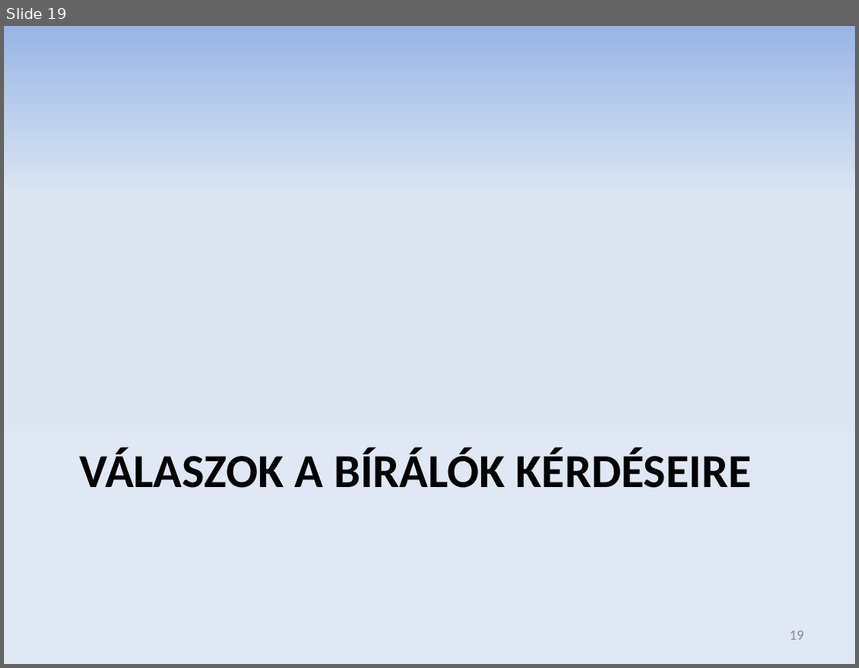
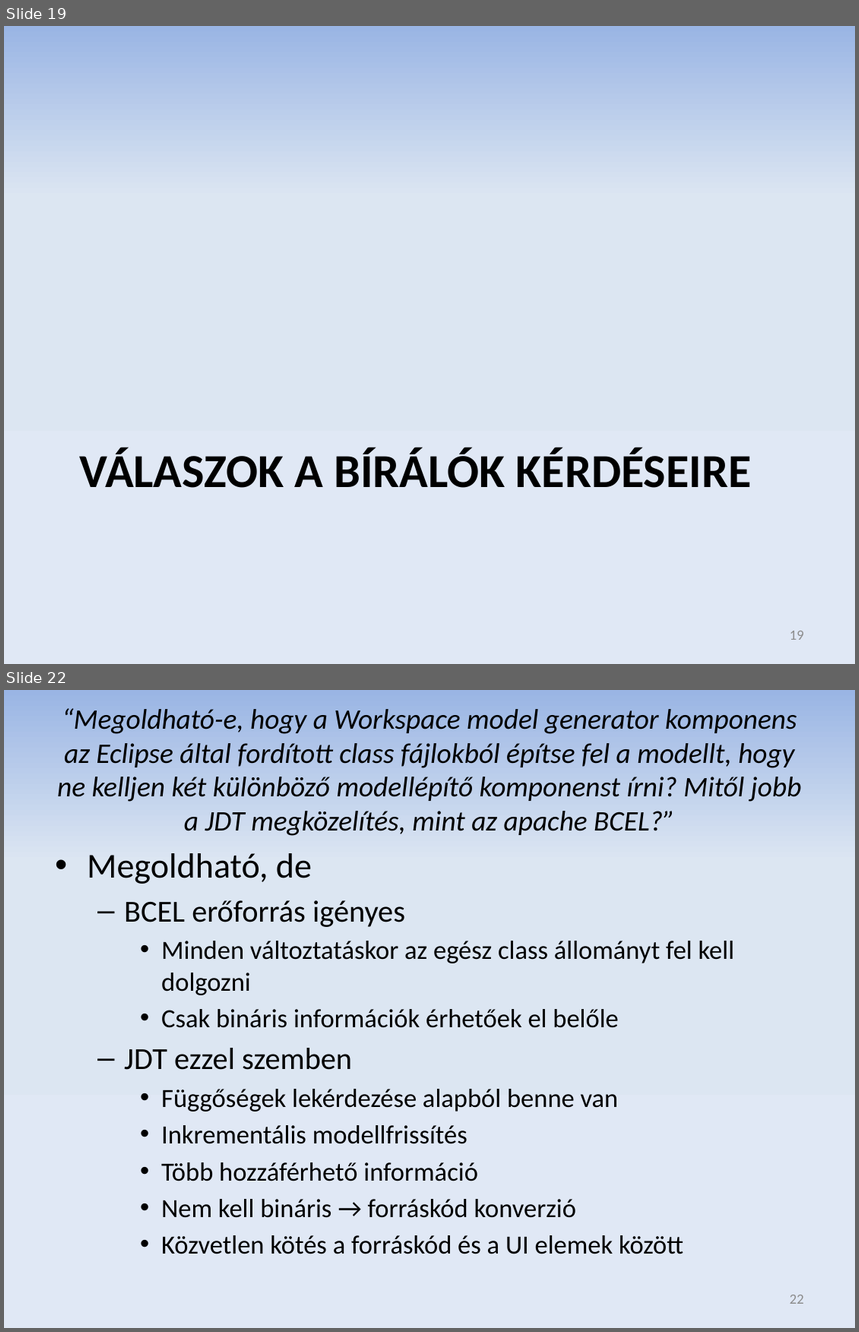
Before and after one commit to donat/incquery-deps, a slide deck: incquery-deps-thesis/presentation/zv_csikos_donat.pptx. Shown one above the other, each under a label of ours: slide 19 before the commit, slides 19 and 22 after it; the slides between them are not shown. The pictures are 859x668 and 859x1332 pixels, drawn with LibreOffice and Linux fonts; fonts in the diff are those of the drawing. Boxes give left, top, right and bottom in pixels: in the first picture for what was removed or moved away, otherwise in the second. Text is boxed around its words. In the diff, an @@ line names an element or a change of style, - is before the commit and + after.

```diff
--- a/incquery-deps-thesis/presentation/zv_csikos_donat.pptx
+++ b/incquery-deps-thesis/presentation/zv_csikos_donat.pptx
@@ slide 22 added at box(4, 690, 855, 1328), background gradient #9AB5E4 to #DCE6F2 to #E1E8F5 @@
@@ title added at box(57, 708, 801, 836), 24 pt, text #000000, italic @@
+“Megoldható-e, hogy a Workspace model generator komponens az Eclipse által fordított class fájlokból építse fel a modellt, hogy ne kelljen két különböző modellépítő komponenst írni? Mitől jobb a JDT megközelítés, mint az apache BCEL?”
@@ text added at box(87, 853, 735, 1255), 22.2 pt, text #000000 @@
+• Megoldható, de
+  – BCEL erőforrás igényes
+    • Minden változtatáskor az egész class állományt fel kell dolgozni
+    • Csak bináris információk érhetőek el belőle
+  – JDT ezzel szemben
+    • Függőségek lekérdezése alapból benne van
+    • Inkrementális modellfrissítés
+    • Több hozzáférhető információ
+    • Nem kell bináris → forráskód konverzió
+    • Közvetlen kötés a forráskód és a UI elemek között
@@ page number added at box(790, 1295, 804, 1304), 12 pt, text #8C8C8C @@
+22
```
Also in this commit, not shown: 4 slides changed, 3 other slides added, 1 other file.
